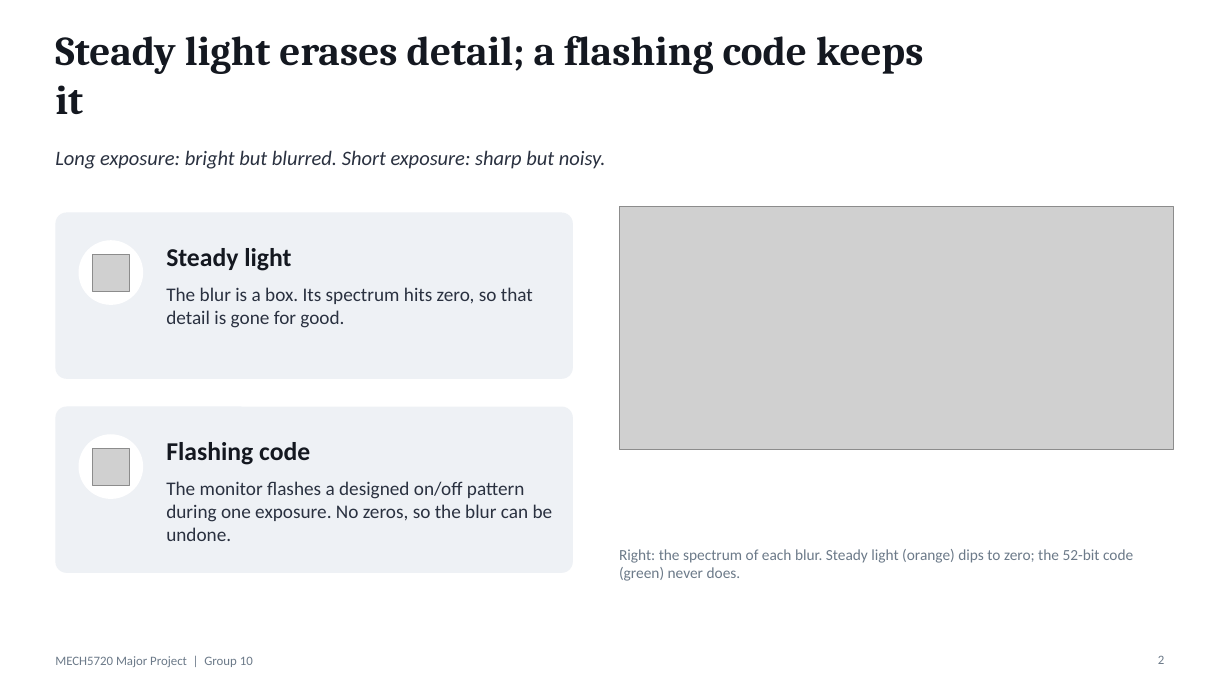
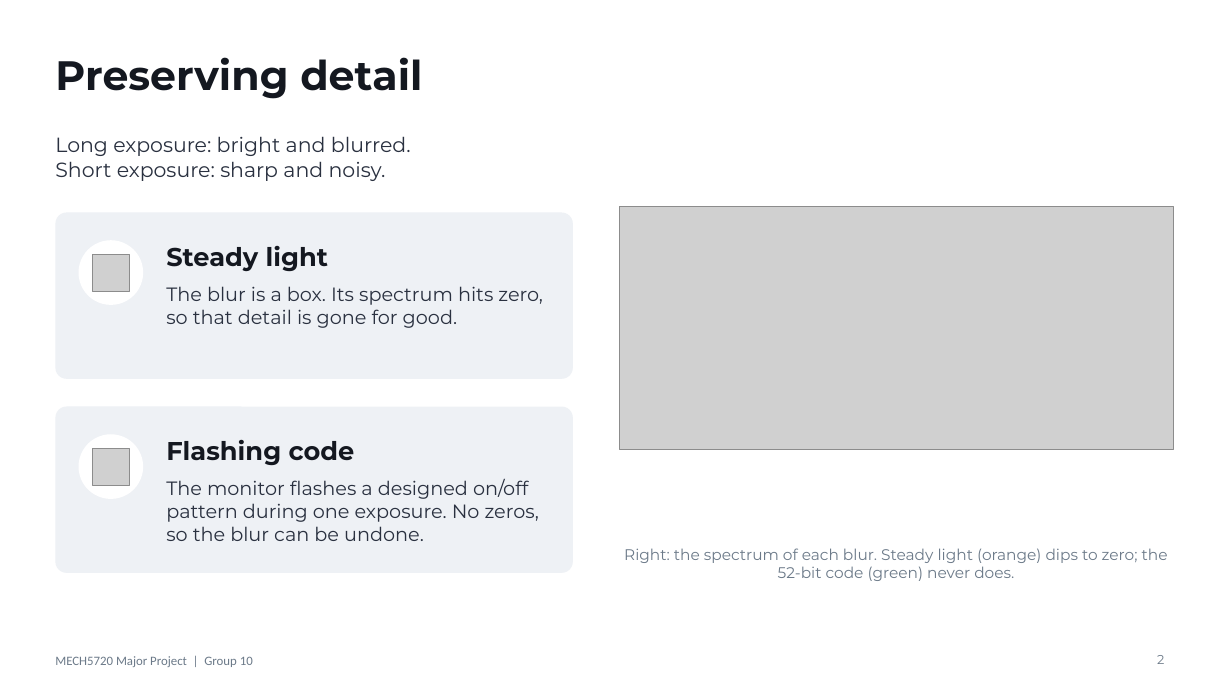
Before and after one commit to chung-811/MECH5720-Major-Project, a slide deck: slide 2 of presentation/MECH5720-lightning-talk.pptx. Drawn at 1232x693 pixels with LibreOffice and Linux fonts; fonts in the diff are those of the drawing; grey boxes stand for pictures. Boxes give left, top, right and bottom in pixels: in the first picture for what was removed or moved away, otherwise in the second. Text is boxed around its words. In the diff, an @@ line names an element or a change of style, - is before the commit and + after.

```diff
--- a/presentation/MECH5720-lightning-talk.pptx
+++ b/presentation/MECH5720-lightning-talk.pptx
@@ title at (55,57,422,99): text changed; font Cambria to Montserrat @@
-Steady light erases detail; a flashing code keeps it
+Preserving detail
@@ text at (55,136,411,181): text changed; font Calibri to Montserrat; italic off @@
-Long exposure: bright but blurred. Short exposure: sharp but noisy.
+Long exposure: bright and blurred.
+Short exposure: sharp and noisy.
@@ text "Right: the spectrum of each ..." at (624,548,1168,581): font Calibri to Montserrat; alignment left to centre @@
@@ font Calibri to Montserrat in 5 elements at (166,246,328,271), (166,286,543,328), (166,440,355,465), (166,479,539,541), (1157,655,1164,664) @@
```
Also in this commit, not shown: 3 other slides changed, 13 other files.
